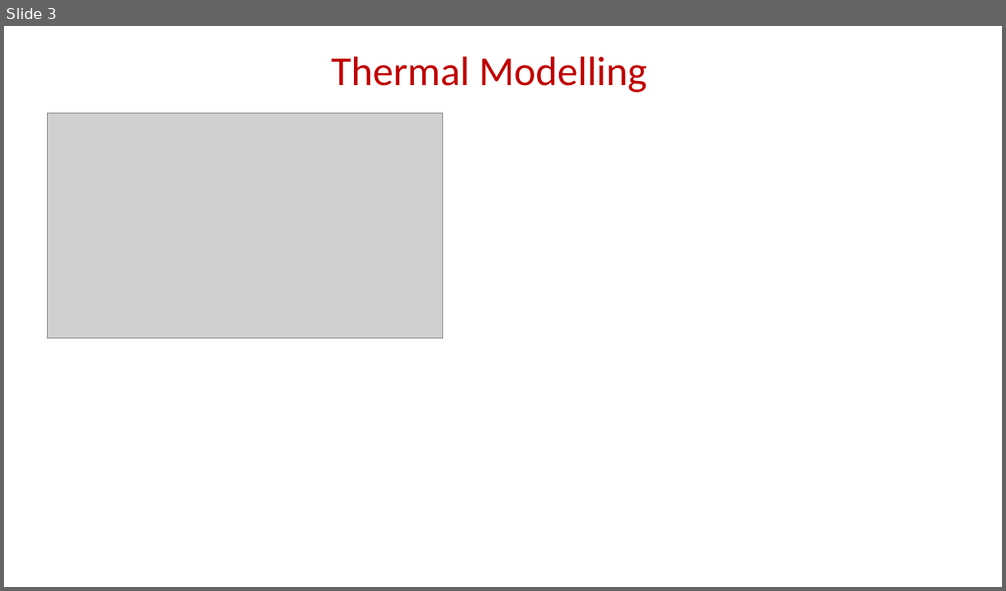
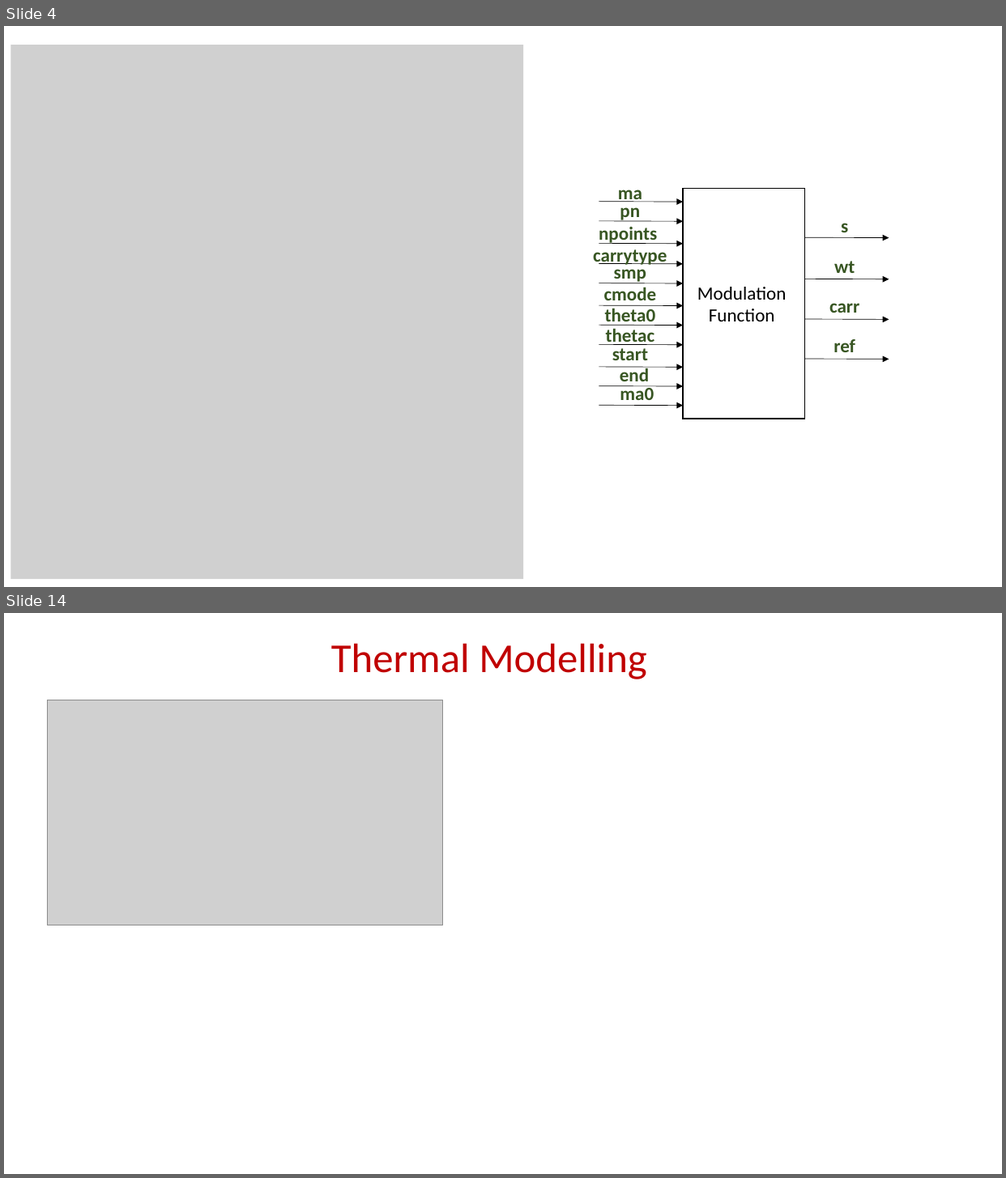
Before and after one commit to EnesAyaz/KTH, a slide deck: Weekly-Reports/IterativeSolutuon.pptx. Shown one above the other, each under a label of ours: slide 3 before the commit, slides 4 and 14 after it; the slides between them are not shown. The pictures are 1006x591 and 1006x1178 pixels, drawn with LibreOffice and Linux fonts; fonts in the diff are those of the drawing; grey boxes stand for pictures. Boxes give left, top, right and bottom in pixels: in the first picture for what was removed or moved away, otherwise in the second. Text is boxed around its words. In the diff, an @@ line names an element or a change of style, - is before the commit and + after.

```diff
--- a/Weekly-Reports/IterativeSolutuon.pptx
+++ b/Weekly-Reports/IterativeSolutuon.pptx
@@ slide 4 added at (4,26,1002,587), background #FFFFFF @@
@@ picture added at (10,45,523,579) @@
@@ text added at (618,190,642,202), 18 pt, text #385723, bold @@
+ma
@@ rectangle added at (683,189,805,419), outline #000000 1 pt, 18 pt, text #000000 @@
+Modulation
+Function
@@ arrow added from (599, 202) to (683, 202), #000000 0.5 pt @@
@@ text added at (620,201,640,222), 18 pt, text #385723, bold @@
+pn
@@ text added at (599,227,657,244), 18 pt, text #385723, bold @@
+npoints
@@ arrow added from (599, 221) to (683, 221), #000000 0.5 pt @@
@@ arrow added from (599, 243) to (683, 244), #000000 0.5 pt @@
@@ arrow added from (805, 238) to (889, 238), #000000 0.5 pt @@
@@ text added at (841,223,848,233), 18 pt, text #385723, bold @@
+s
@@ text added at (593,250,667,265), 18 pt, text #385723, bold @@
+carrytype
@@ arrow added from (599, 264) to (683, 264), #000000 0.5 pt @@
@@ text added at (614,263,646,284), 18 pt, text #385723, bold @@
+smp
@@ text added at (834,261,854,273), 18 pt, text #385723, bold @@
+wt
@@ arrow added from (599, 284) to (683, 284), #000000 0.5 pt @@
@@ text added at (604,287,657,306), 18 pt, text #385723, bold @@
+cmode
@@ arrow added from (805, 279) to (889, 280), #000000 0.5 pt @@
@@ arrow added from (599, 306) to (683, 306), #000000 0.5 pt @@
@@ text added at (605,305,656,326), 18 pt, text #385723, bold @@
+theta0
@@ text added at (829,303,859,313), 18 pt, text #385723, bold @@
+carr
@@ arrow added from (599, 326) to (683, 326), #000000 0.5 pt @@
@@ text added at (606,328,655,345), 18 pt, text #385723, bold @@
+thetac
@@ arrow added from (805, 319) to (889, 319), #000000 0.5 pt @@
@@ text added at (833,339,855,352), 18 pt, text #385723, bold @@
+ref
@@ arrow added from (599, 345) to (683, 345), #000000 0.5 pt @@
@@ text added at (612,348,648,361), 18 pt, text #385723, bold @@
+start
@@ arrow added from (805, 359) to (889, 359), #000000 0.5 pt @@
@@ arrow added from (599, 367) to (683, 367), #000000 0.5 pt @@
@@ arrow added from (599, 386) to (683, 386), #000000 0.5 pt @@
@@ text added at (620,366,649,386), 18 pt, text #385723, bold @@
+end
@@ text added at (620,386,654,406), 18 pt, text #385723, bold @@
+ma0
@@ arrow added from (599, 406) to (683, 406), #000000 0.5 pt @@
@@ what was slide 3 is now slide 14 @@
```
Also in this commit, not shown: 1 slide changed, 9 other slides added, 1 slide removed, 7 other files.
